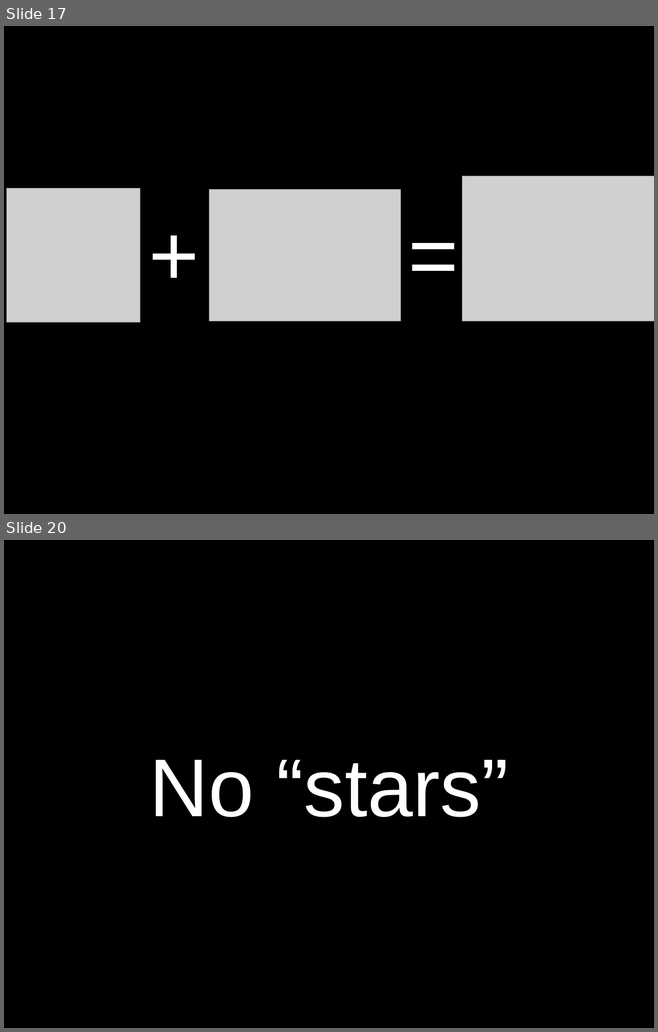
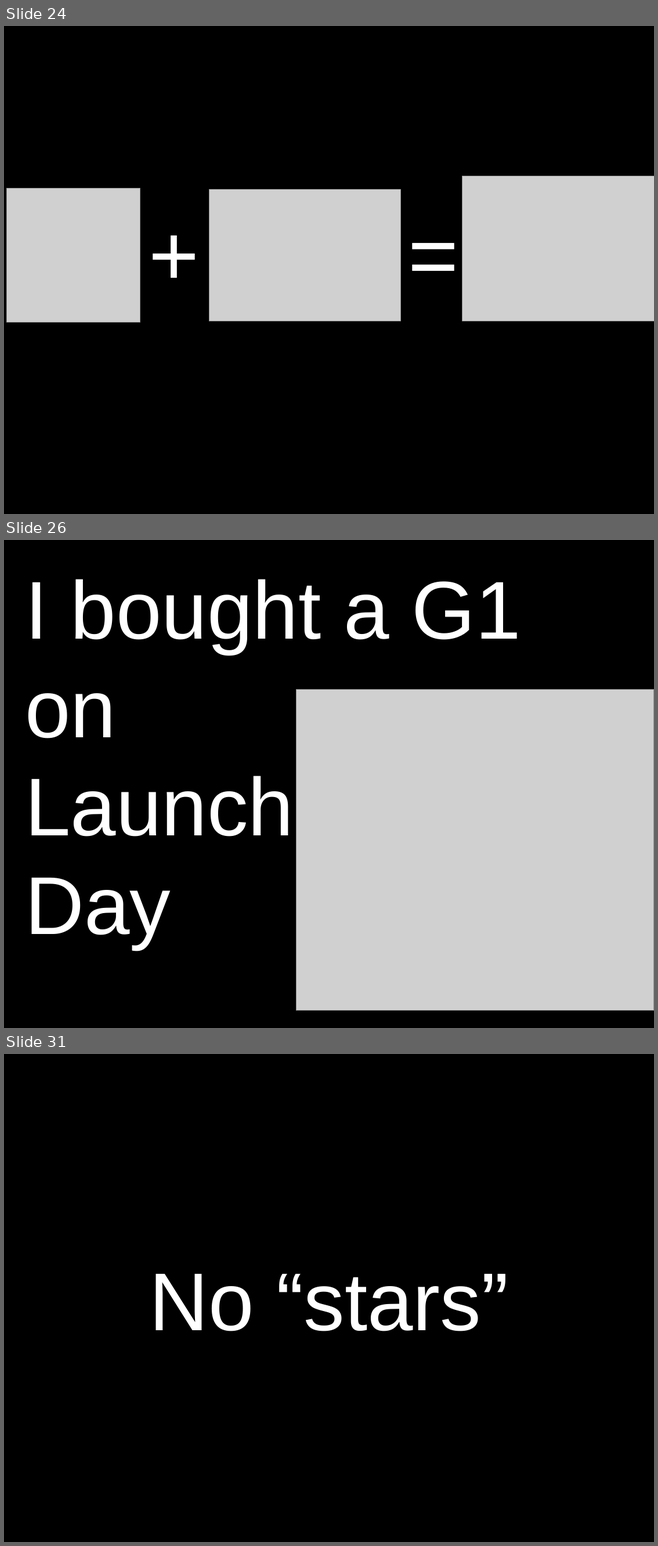
Before and after one commit to obra/talks, a slide deck: 2010/k9.odp. Shown one above the other, each under a label of ours: slides 17 and 20 before the commit, slides 24, 26 and 31 after it; the slides between them are not shown. The pictures are 658x1032 and 658x1546 pixels, drawn with LibreOffice and Linux fonts; fonts in the diff are those of the drawing; grey boxes stand for pictures. Boxes give left, top, right and bottom in pixels: in the first picture for what was removed or moved away, otherwise in the second. Text is boxed around its words. In the diff, an @@ line names an element or a change of style, - is before the commit and + after.

```diff
--- a/2010/k9.odp
+++ b/2010/k9.odp
@@ slide 26 added at bbox=[4, 540, 654, 1028], background #000000 @@
@@ title added at bbox=[25, 579, 521, 948], 100 pt, text #FFFFFF @@
+I bought a G1 on
+Launch
+Day
@@ picture added at bbox=[296, 689, 654, 1010] @@
@@ what was slide 17 is now slide 24 @@
@@ what was slide 20 is now slide 31 @@
```
Also in this commit, not shown: 12 slides changed, 87 other slides added, 2 slides removed, 1 other file.
